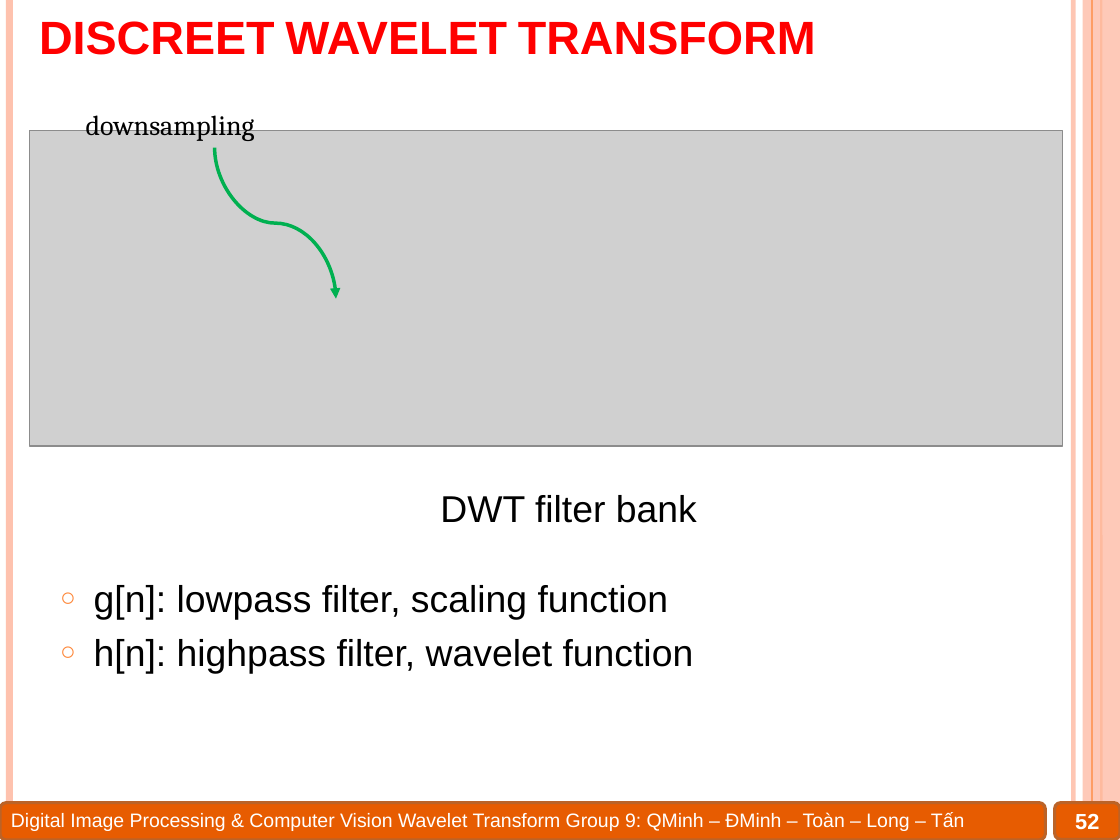
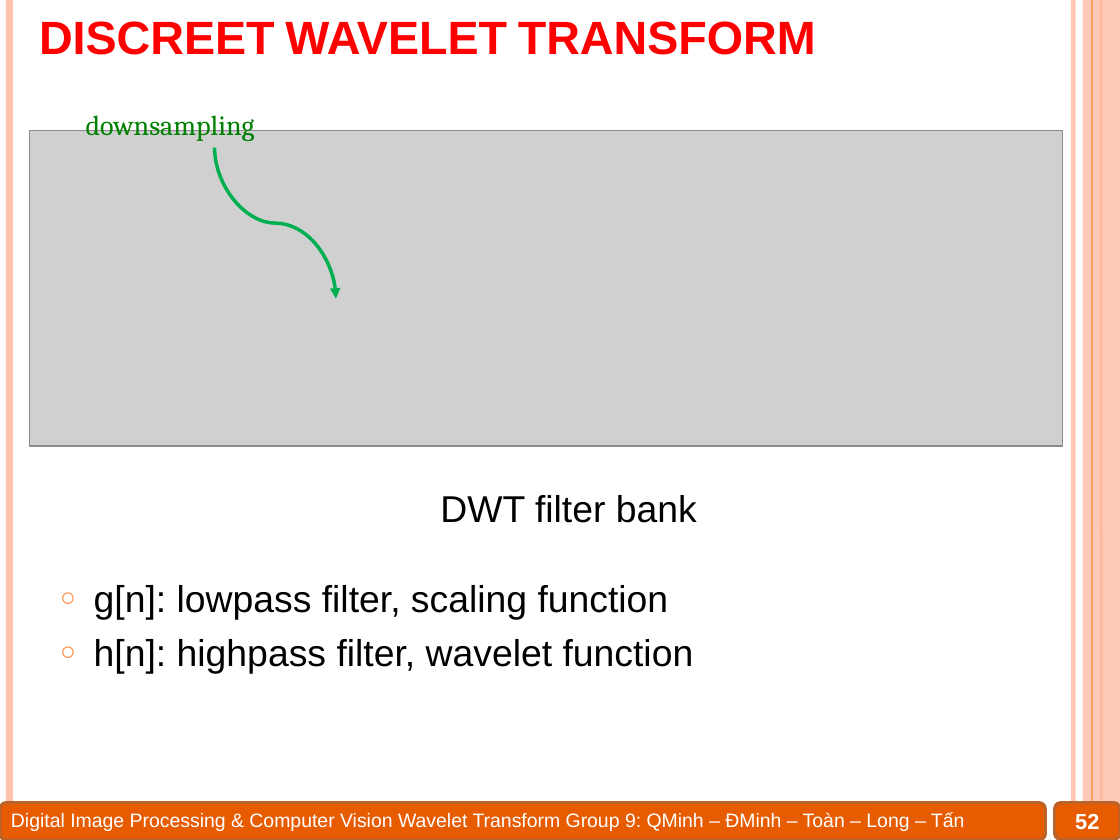
Before and after one commit to Alex7Huynh/dip-g9, a slide deck: slide 52 of 6. PPT/Wavelet transform.pptx. Drawn at 1120x840 pixels with LibreOffice and Linux fonts; fonts in the diff are those of the drawing; grey boxes stand for pictures. Boxes give left, top, right and bottom in pixels: in the first picture for what was removed or moved away, otherwise in the second. Text is boxed around its words. In the diff, an @@ line names an element or a change of style, - is before the commit and + after.

```diff
--- a/6. PPT/Wavelet transform.pptx
+++ b/6. PPT/Wavelet transform.pptx
@@ text "downsampling" at bbox=[86, 115, 255, 141]: text colour #000000 to #008000 @@
```
Also in this commit, not shown: 9 other slides changed, 4 other files.
